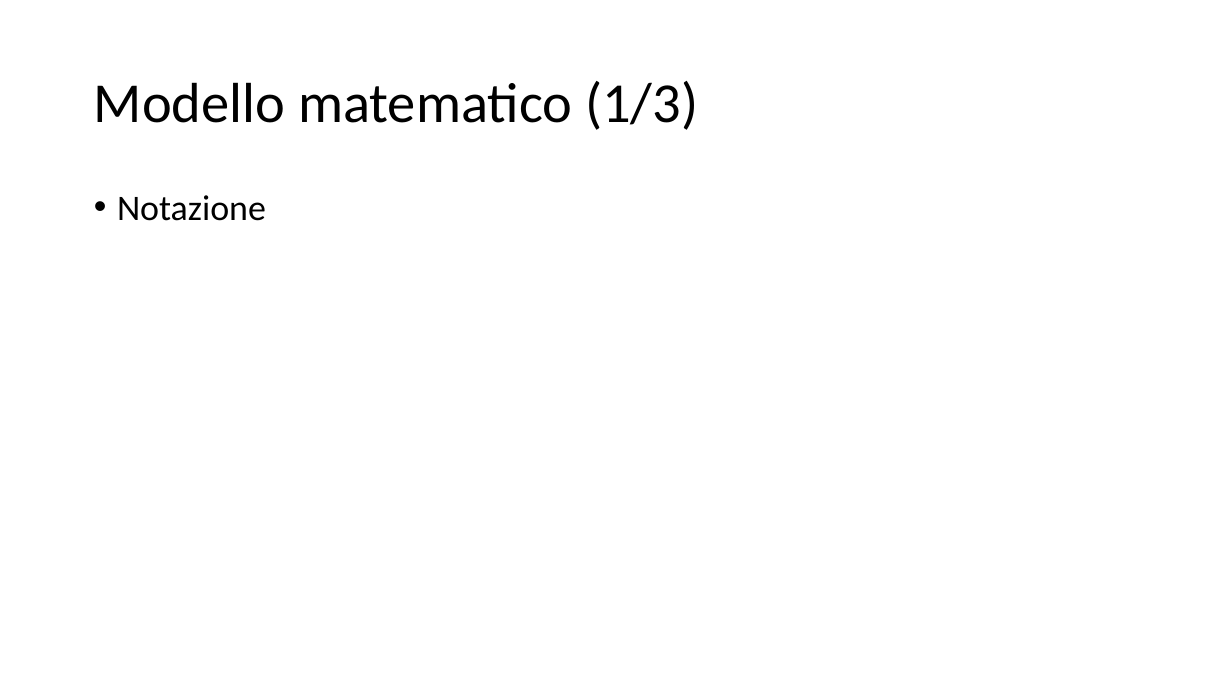
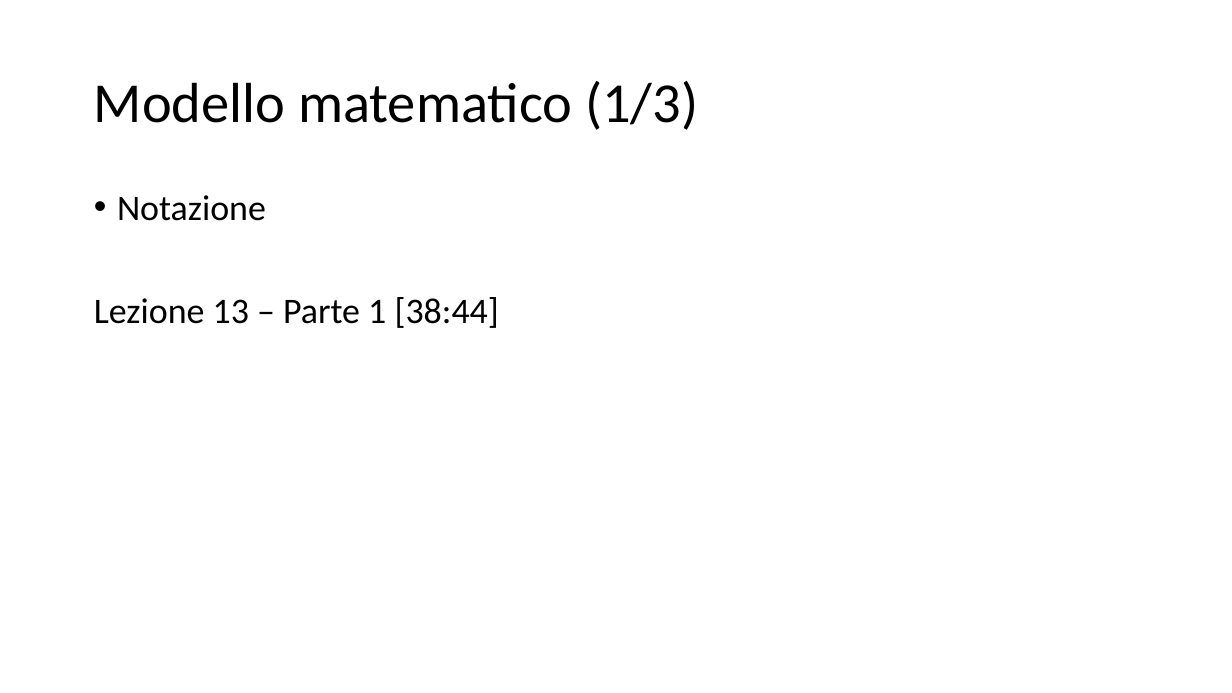
Before and after one commit to michele-vaccari/TSP-con-pick-up-and-delivery, a slide deck: slide 4 of doc/Draft.pptx. Drawn at 1232x693 pixels with LibreOffice and Linux fonts; fonts in the diff are those of the drawing. Boxes give left, top, right and bottom in pixels: in the first picture for what was removed or moved away, otherwise in the second. Text is boxed around its words. In the diff, an @@ line names an element or a change of style, - is before the commit and + after.

```diff
--- a/doc/Draft.pptx
+++ b/doc/Draft.pptx
@@ text at (94, 297, 499, 328): paragraph added @@
+Lezione 13 – Parte 1 [38:44]
```
Also in this commit, not shown: 5 other slides changed, 11 slides added, 4 other files.
